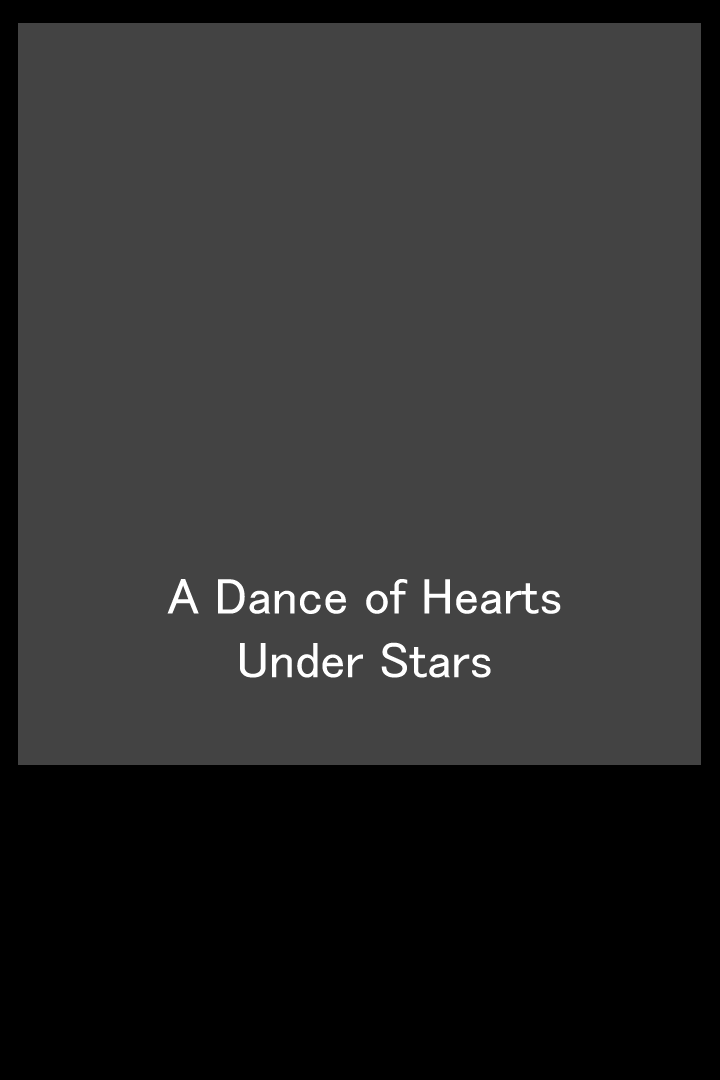
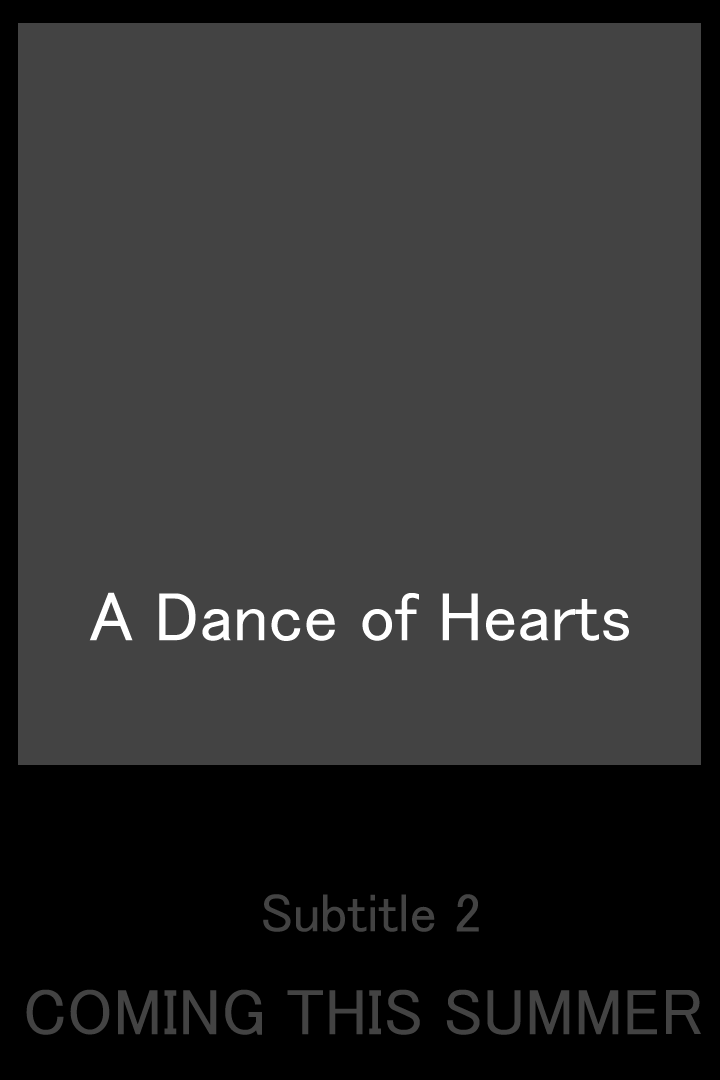
Layer changes from the first 720×1080 image to the second:
removed group "Text" (2 layers) over [167, 579, 561, 678]
removed layer "A Dance of Hearts Under Stars" (1st of 2, in "Text") from group "Text" over [167, 579, 561, 678]
added group "Caption2" with 2 layers above "Caption1" over [263, 894, 479, 932]
added layer "Subtitle 2" (1st of 2, in "Caption2") in group "Caption2" over [263, 894, 479, 932]
added group "Caption1" with 2 layers above "Title" over [26, 989, 701, 1035]
added layer "COMING THIS SUMMER" (1st of 2, in "Caption1") in group "Caption1" over [26, 989, 701, 1035]
added group "Title" with 2 layers above "Image" over [89, 592, 629, 641]
added layer "A Dance of Hearts" (1st of 2, in "Title") in group "Title" over [89, 592, 629, 641]
